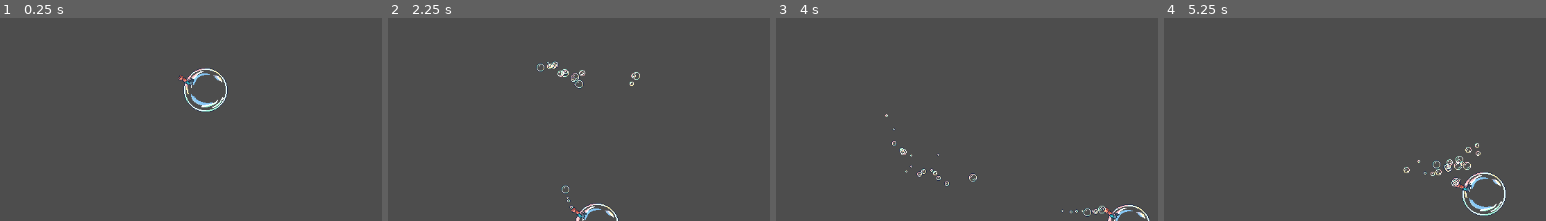
Above: before the commit, frames 1-4 (left to right).
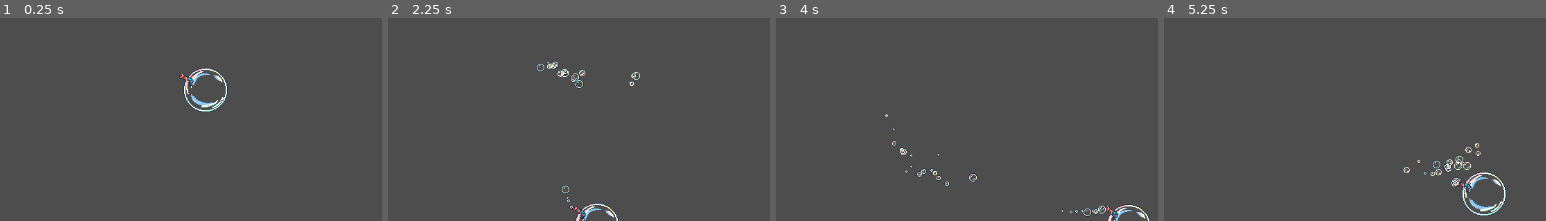
Above: after the commit, the same moments.

Repository: DigitalHelium/bubble
Game: Godot game, scene res://game_scene_test.tscn
Same seed, same stepped clock (60 frames per second), same inputs: the game is played once before the commit and once after it. This scene is started directly instead of the project's main scene.
Inputs (mouse positions are in pixels of both pictures, inside the frame that each line leads up to):
- Up to frame 1 (0.25 s): no input
- Up to frame 2 (2.25 s): tap Enter at 0.5 s; move the mouse to (outside the picture) at 0.52 s; press the mouse at (outside the picture) at 0.53 s; hold Up (ui_up) 0.53-2.03 s; move the mouse to (659, 64) at 1.27 s; release the mouse at (659, 64) at 1.28 s; click (659, 64) at 1.35 s; move the mouse to (outside the picture) at 2.02 s; press the mouse at (outside the picture) at 2.03 s; hold Left (ui_left) from 2.03 s (still down)
- Up to frame 3 (4 s): move the mouse to (outside the picture) at 2.77 s; release the mouse at (outside the picture) at 2.78 s; click (outside the picture) at 2.85 s; move the mouse to (outside the picture) at 3.52 s; release Left (ui_left) at 3.53 s; press the mouse at (outside the picture) at 3.53 s; hold Down (ui_down) from 3.53 s (still down)
- Up to frame 4 (5.25 s): move the mouse to (outside the picture) at 4.27 s; release Down (ui_down) at 4.28 s; release the mouse at (outside the picture) at 4.28 s; hold Right (ui_right) 4.28-5.03 s; click (outside the picture) at 4.35 s; move the mouse to (outside the picture) at 5.02 s; press the mouse at (outside the picture) at 5.03 s; hold Up (ui_up) from 5.03 s (still down)

The runs differ from the first frame. In frame 1, 0.1% of the frame differs, in the area x 46-51%, y 27-34%; in frame 2, 0.1%; in frame 3, 0.1%, in the area x 85-91%, y 92-100%; in frame 4, 0.1%.

Commit message:
fix direction gun fire

Diff:
--- a/gun_sprite.gd
+++ b/gun_sprite.gd
@@ -6,4 +6,5 @@
 	var direction = (get_global_mouse_position() - get_parent().global_position).normalized()
 	position = direction * radius
 	rotation = direction.angle()
-	#look_at(get_parent().global_position + direction)
+
+	flip_v = direction.x < 0
